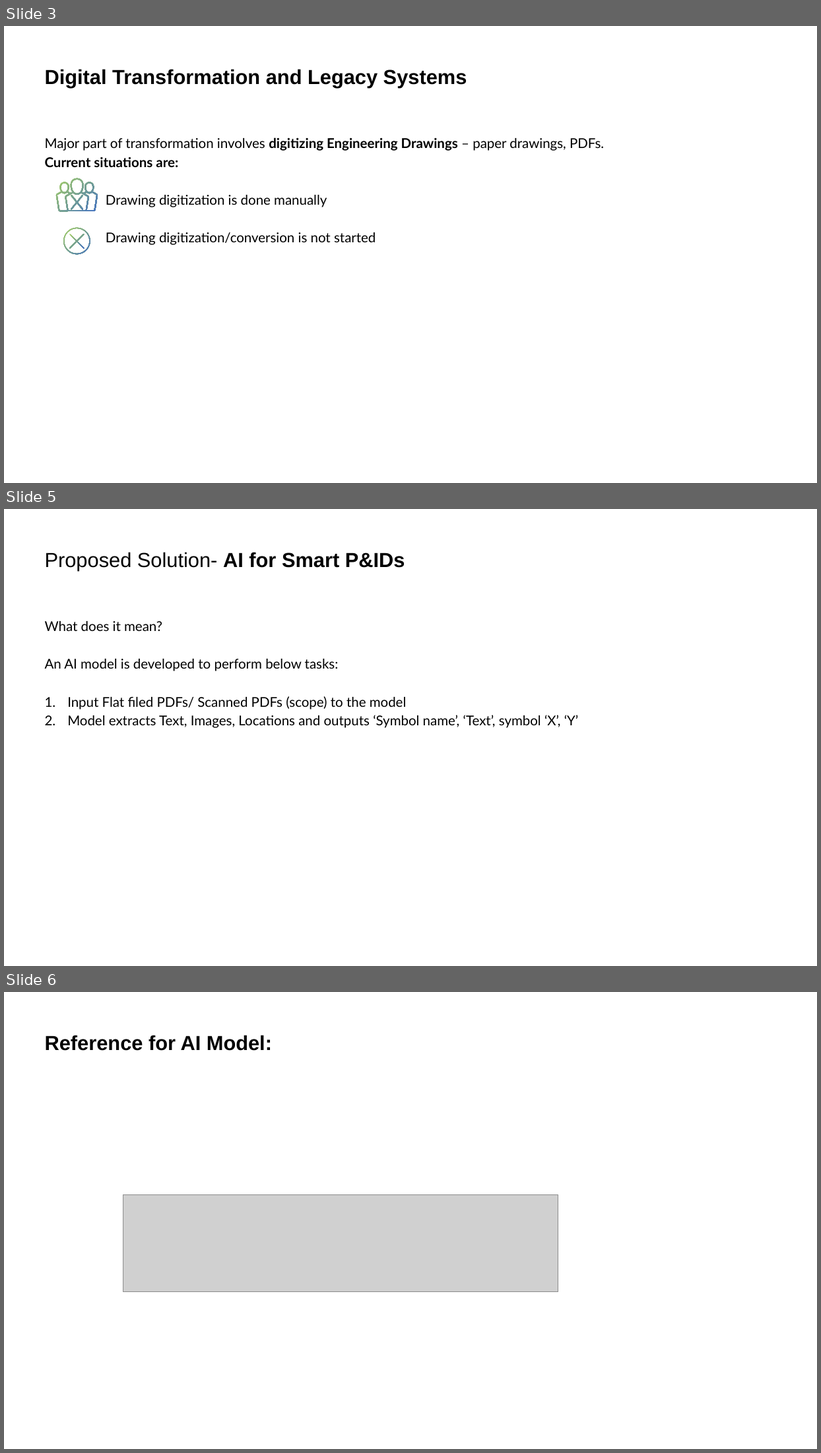
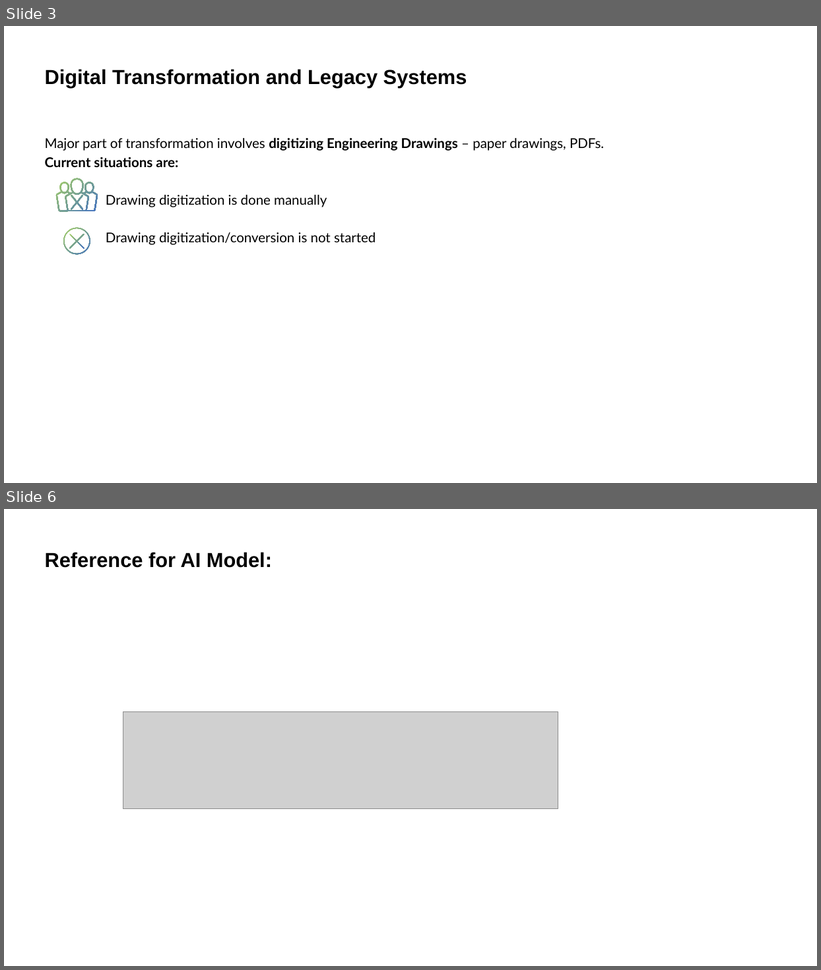
Before and after one commit to Tech4-Good/Step01_Learning, a slide deck: 04_ComputerVision/01_POC_Hexagon_AI_PID/AI for PDF extraction.pptx. Shown one above the other, each under a label of ours: slides 3, 5 and 6 before the commit, slides 3 and 6 after it; the slides between them are not shown. The pictures are 821x1453 and 821x970 pixels, drawn with LibreOffice and Linux fonts; fonts in the diff are those of the drawing; grey boxes stand for pictures; background and template pictures are left out. Boxes give left, top, right and bottom in pixels: in the first picture for what was removed or moved away, otherwise in the second. Text is boxed around its words. In the diff, an @@ line names an element or a change of style, - is before the commit and + after.

```diff
--- a/04_ComputerVision/01_POC_Hexagon_AI_PID/AI for PDF extraction.pptx
+++ b/04_ComputerVision/01_POC_Hexagon_AI_PID/AI for PDF extraction.pptx
@@ slide 5 removed at box(4, 509, 817, 966), background #FFFFFF @@
@@ title removed at box(45, 552, 405, 570) @@
-Proposed Solution- AI for Smart P&IDs
@@ text removed at box(45, 621, 579, 728) @@
-What does it mean?
-An AI model is developed to perform below tasks:
-1. Input Flat filed PDFs/ Scanned PDFs (scope) to the model
-2. Model extracts Text, Images, Locations and outputs ‘Symbol name’, ‘Text’, symbol ‘X’, ‘Y’
```
Also in this commit, not shown: 9 slides changed, 2 slides added, 15 other files.
